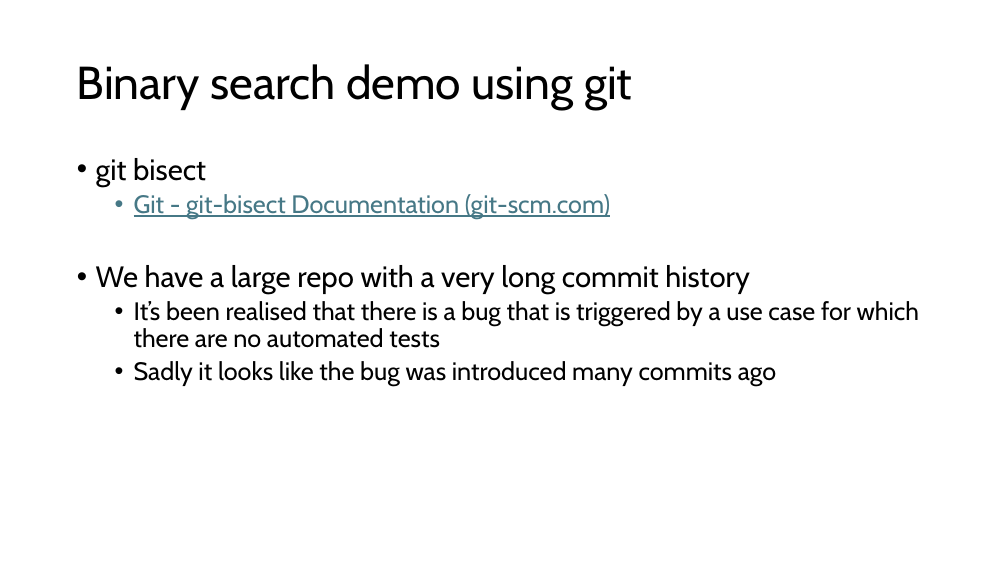
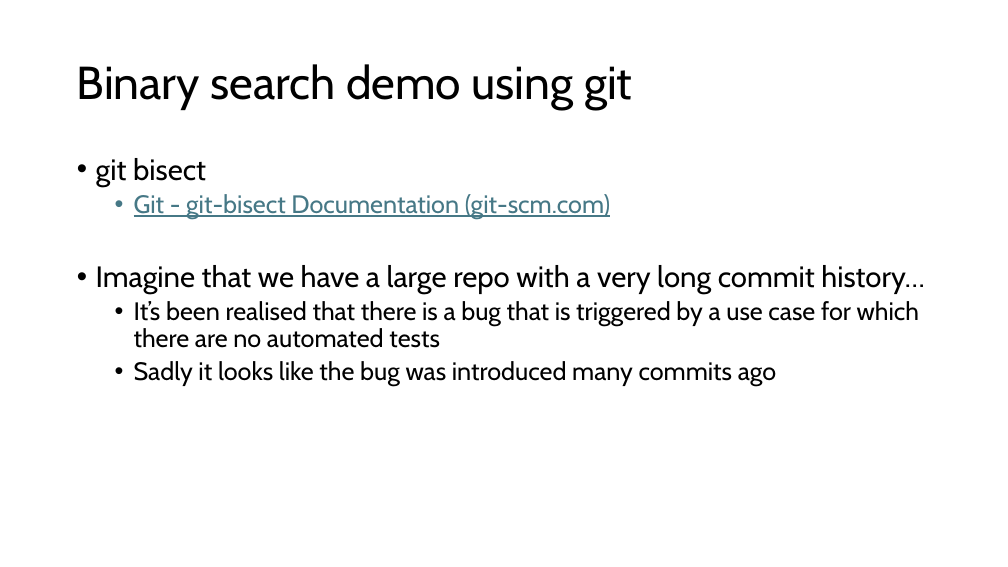
Before and after one commit to wai-t/CompSci, a slide deck: slide 31 of ComputerScience/Data_structures/Data Structures.pptx (slide 30 before the commit). Drawn at 1008x567 pixels with LibreOffice and Linux fonts; fonts in the diff are those of the drawing. Boxes give left, top, right and bottom in pixels: in the first picture for what was removed or moved away, otherwise in the second. Text is boxed around its words. In the diff, an @@ line names an element or a change of style, - is before the commit and + after.

```diff
--- a/ComputerScience/Data_structures/Data Structures.pptx
+++ b/ComputerScience/Data_structures/Data Structures.pptx
@@ text at [96,265,924,294]: text changed @@
-• We have a large repo with a very long commit history
+• Imagine that we have a large repo with a very long commit history…
```
Also in this commit, not shown: 5 other slides changed, 1 slide added.
